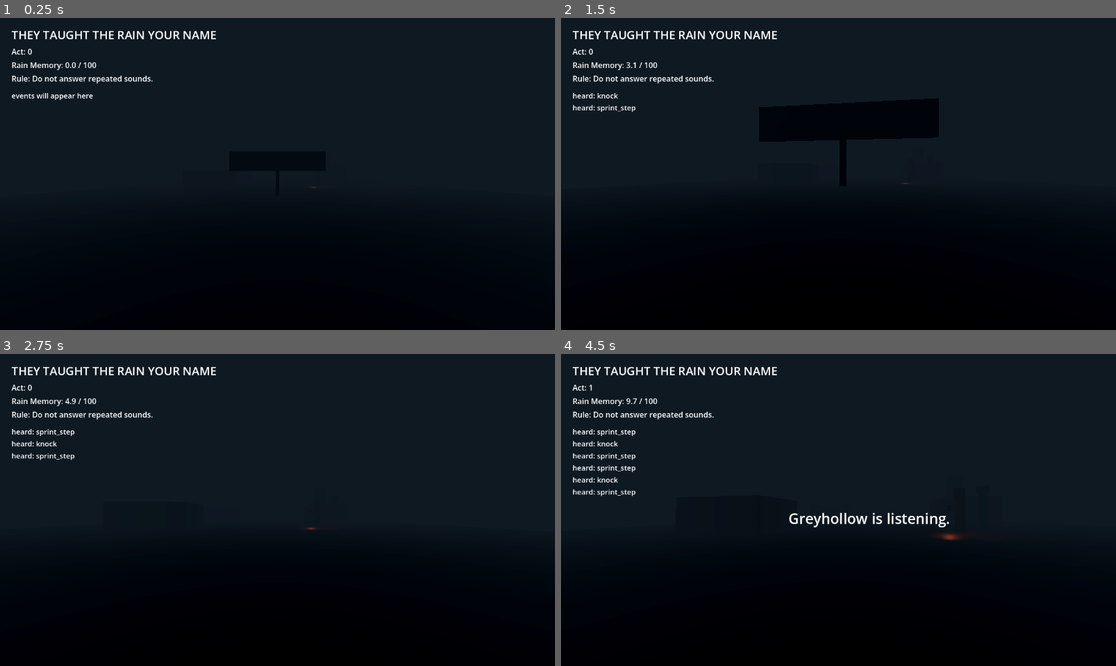
Above: before the commit, frames 1-4 (two rows, left to right).
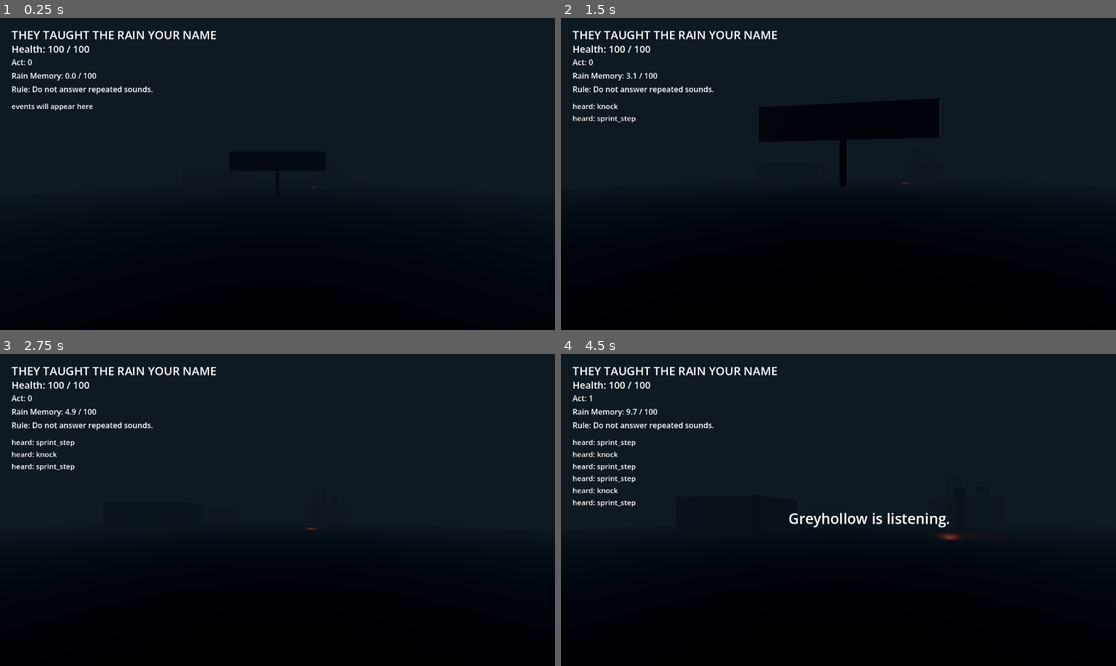
Above: after the commit, the same moments.

Repository: Aladhar/Game
Game: Godot game, scene res://scenes/main/rain_name_prototype.tscn
Two runs of this game, one before a commit and one after it. Both use one fixed random seed, a clock stepped at 60 frames per second and the inputs below.
Inputs (mouse positions are in pixels of both pictures, inside the frame that each line leads up to):
- Up to frame 1 (0.25 s): no input
- Up to frame 2 (1.5 s): tap Enter at 0.5 s; move the mouse to (866, 174) at 0.52 s; hold Shift (sprint) 0.53-1.28 s; hold W (move_forward) from 0.53 s (still down); move the mouse to (810, 174) at 1.27 s; tap E (interact) at 1.35 s
- Up to frame 3 (2.75 s): keep holding W (move_forward); tap Shift (sprint) at 1.55 s; move the mouse to (288, 503) at 2.02 s; hold Shift (sprint) from 2.03 s (still down)
- Up to frame 4 (4.5 s): keep holding W (move_forward); move the mouse to (832, 516) at 2.77 s; release Shift (sprint) at 2.78 s; tap Shift (sprint) at 2.85, 3.8, 4.35 s; tap Space at 3.5 s; move the mouse to (877, 513) at 3.52 s; hold E (interact) 3.53-4.28 s; tap Enter at 4.25 s; move the mouse to (794, 506) at 4.27 s

The runs differ from the first frame. In frame 1, 1.3% of the frame differs, in the area x 2-28%, y 8-30%; in frame 2, 1.3%; in frame 3, 1.5%; in frame 4, 1.9%, in the area x 2-28%, y 8-49%.

Commit message:
Death + Main Menu Patch

Diff:
--- a/they-taught-the-rain-your-name/project.godot
+++ b/they-taught-the-rain-your-name/project.godot
@@ -1,5 +1,10 @@
 ; Engine configuration file.
-; It's best edited using the editor UI and not directly.
+; It's best edited using the editor UI and not directly,
+; since the parameters that go here are not all obvious.
+;
+; Format:
+;   [section] ; section goes between []
+;   param=value ; assign values to parameters
 
 config_version=5
 
--- /dev/null
+++ b/they-taught-the-rain-your-name/scenes/main/main_menu.tscn
@@ -0,0 +1,125 @@
+[gd_scene load_steps=2 format=3]
+
+[ext_resource type="Script" path="res://scripts/ui/main_menu.gd" id="1_menu"]
+
+[node name="MainMenu" type="Control"]
+layout_mode = 3
+anchors_preset = 15
+anchor_right = 1.0
+anchor_bottom = 1.0
+script = ExtResource("1_menu")
+
+[node name="Background" type="ColorRect" parent="."]
+layout_mode = 0
+offset_left = 0.0
+offset_top = 0.0
+offset_right = 1280.0
+offset_bottom = 720.0
+color = Color(0.004, 0.007, 0.011, 1)
+
+[node name="RainTint" type="ColorRect" parent="."]
+layout_mode = 0
+offset_left = 0.0
+offset_top = 0.0
+offset_right = 1280.0
+offset_bottom = 720.0
+color = Color(0.02, 0.05, 0.08, 0.35)
+
+[node name="Title" type="Label" parent="."]
+layout_mode = 0
+offset_left = 70.0
+offset_top = 90.0
+offset_right = 1210.0
+offset_bottom = 170.0
+theme_override_font_sizes/font_size = 48
+text = "THEY TAUGHT THE RAIN YOUR NAME"
+
+[node name="Subtitle" type="Label" parent="."]
+layout_mode = 0
+offset_left = 74.0
+offset_top = 166.0
+offset_right = 1000.0
+offset_bottom = 210.0
+theme_override_font_sizes/font_size = 18
+text = "A storm horror prototype where the rain learns what you do."
+
+[node name="ButtonStack" type="VBoxContainer" parent="."]
+layout_mode = 0
+offset_left = 78.0
+offset_top = 290.0
+offset_right = 420.0
+offset_bottom = 520.0
+theme_override_constants/separation = 14
+
+[node name="PlayButton" type="Button" parent="ButtonStack"]
+custom_minimum_size = Vector2(300, 48)
+layout_mode = 2
+theme_override_font_sizes/font_size = 24
+text = "PLAY"
+
+[node name="OptionsButton" type="Button" parent="ButtonStack"]
+custom_minimum_size = Vector2(300, 48)
+layout_mode = 2
+theme_override_font_sizes/font_size = 24
+text = "OPTIONS"
+
+[node name="QuitButton" type="Button" parent="ButtonStack"]
+custom_minimum_size = Vector2(300, 48)
+layout_mode = 2
+theme_override_font_sizes/font_size = 24
+text = "QUIT"
+
+[node name="OptionsPanel" type="PanelContainer" parent="."]
+visible = false
+layout_mode = 0
+offset_left = 500.0
+offset_top = 260.0
+offset_right = 980.0
+offset_bottom = 530.0
+
+[node name="OptionsVBox" type="VBoxContainer" parent="OptionsPanel"]
+layout_mode = 2
+theme_override_constants/separation = 12
+
+[node name="OptionsTitle" type="Label" parent="OptionsPanel/OptionsVBox"]
+layout_mode = 2
+theme_override_font_sizes/font_size = 28
+text = "OPTIONS"
+
+[node name="MouseLabel" type="Label" parent="OptionsPanel/OptionsVBox"]
+layout_mode = 2
+text = "Mouse sensitivity"
+
+[node name="MouseSensitivitySlider" type="HSlider" parent="OptionsPanel/OptionsVBox"]
+layout_mode = 2
+min_value = 0.001
+max_value = 0.006
+step = 0.0001
+value = 0.0024
+
+[node name="FullscreenCheck" type="CheckBox" parent="OptionsPanel/OptionsVBox"]
+layout_mode = 2
+text = "Fullscreen"
+
+[node name="VolumeLabel" type="Label" parent="OptionsPanel/OptionsVBox"]
+layout_mode = 2
+text = "Master volume"
+
+[node name="VolumeSlider" type="HSlider" parent="OptionsPanel/OptionsVBox"]
+layout_mode = 2
+min_value = 0.0
+max_value = 1.0
+step = 0.05
+value = 1.0
+
+[node name="BackButton" type="Button" parent="OptionsPanel/OptionsVBox"]
+layout_mode = 2
+text = "BACK"
+
+[node name="Hint" type="Label" parent="."]
+layout_mode = 0
+offset_left = 74.0
+offset_top = 640.0
+offset_right = 1150.0
+offset_bottom = 690.0
+text = "Prototype controls: WASD move • Mouse look • Shift sprint • E knock • F6 test damage • R restart after death"
--- a/they-taught-the-rain-your-name/scenes/main/rain_name_prototype.tscn
+++ b/they-taught-the-rain-your-name/scenes/main/rain_name_prototype.tscn
@@ -8,6 +8,7 @@
 [ext_resource type="Script" path="res://scripts/systems/ritual_director.gd" id="6_director"]
 [ext_resource type="Script" path="res://scripts/systems/storm_town_builder.gd" id="7_builder"]
 [ext_resource type="Script" path="res://scripts/systems/rain_controller.gd" id="8_rain"]
+[ext_resource type="PackedScene" path="res://scenes/ui/death_screen.tscn" id="9_death"]
 
 [node name="RainNamePrototype" type="Node3D"]
 script = ExtResource("1_main")
@@ -43,3 +44,5 @@
 position = Vector3(0, 1.1, 28)
 
 [node name="DebugRitualHUD" parent="." instance=ExtResource("3_hud")]
+
+[node name="DeathScreen" parent="." instance=ExtResource("9_death")]
--- a/they-taught-the-rain-your-name/scenes/player/player.tscn
+++ b/they-taught-the-rain-your-name/scenes/player/player.tscn
@@ -6,12 +6,24 @@
 radius = 0.35
 height = 1.65
 
+[sub_resource type="CapsuleShape3D" id="CapsuleShape3D_hurtbox"]
+radius = 0.48
+height = 1.85
+
 [node name="Player" type="CharacterBody3D"]
 script = ExtResource("1_player")
 
 [node name="CollisionShape3D" type="CollisionShape3D" parent="."]
 position = Vector3(0, 0.8, 0)
 shape = SubResource("CapsuleShape3D_player")
+
+[node name="Hurtbox" type="Area3D" parent="."]
+position = Vector3(0, 0.9, 0)
+collision_layer = 2
+collision_mask = 0
+
+[node name="CollisionShape3D" type="CollisionShape3D" parent="Hurtbox"]
+shape = SubResource("CapsuleShape3D_hurtbox")
 
 [node name="CameraPivot" type="Node3D" parent="."]
 position = Vector3(0, 1.55, 0)
--- /dev/null
+++ b/they-taught-the-rain-your-name/scenes/ui/death_screen.tscn
@@ -0,0 +1,51 @@
+[gd_scene load_steps=2 format=3]
+
+[ext_resource type="Script" path="res://scripts/ui/death_screen.gd" id="1_death"]
+
+[node name="DeathScreen" type="CanvasLayer"]
+script = ExtResource("1_death")
+visible = false
+
+[node name="Root" type="Control" parent="."]
+layout_mode = 3
+anchors_preset = 15
+anchor_right = 1.0
+anchor_bottom = 1.0
+
+[node name="Overlay" type="ColorRect" parent="Root"]
+layout_mode = 0
+offset_left = 0.0
+offset_top = 0.0
+offset_right = 1280.0
+offset_bottom = 720.0
+color = Color(0, 0, 0, 0.78)
+
+[node name="Title" type="Label" parent="Root"]
+layout_mode = 0
+offset_left = 0.0
+offset_top = 220.0
+offset_right = 1280.0
+offset_bottom = 280.0
+horizontal_alignment = 1
+theme_override_font_sizes/font_size = 48
+text = "THE RAIN LEARNED YOU"
+
+[node name="Reason" type="Label" parent="Root"]
+layout_mode = 0
+offset_left = 0.0
+offset_top = 292.0
+offset_right = 1280.0
+offset_bottom = 330.0
+horizontal_alignment = 1
+theme_override_font_sizes/font_size = 20
+text = ""
+
+[node name="RestartLabel" type="Label" parent="Root"]
+layout_mode = 0
+offset_left = 0.0
+offset_top = 370.0
+offset_right = 1280.0
+offset_bottom = 410.0
+horizontal_alignment = 1
+theme_override_font_sizes/font_size = 22
+text = "Press R or click to restart"
--- a/they-taught-the-rain-your-name/scenes/ui/debug_ritual_hud.tscn
+++ b/they-taught-the-rain-your-name/scenes/ui/debug_ritual_hud.tscn
@@ -20,6 +20,15 @@
 theme_override_font_sizes/font_size = 24
 text = "THEY TAUGHT THE RAIN YOUR NAME"
 
+[node name="HealthLabel" type="Label" parent="Root"]
+layout_mode = 0
+offset_left = 24.0
+offset_top = 50.0
+offset_right = 360.0
+offset_bottom = 76.0
+theme_override_font_sizes/font_size = 20
+text = "Health: 100 / 100"
+
 [node name="WarningLabel" type="Label" parent="Root"]
 layout_mode = 0
 offset_left = 0.0
@@ -33,32 +42,32 @@
 [node name="ActLabel" type="Label" parent="Root"]
 layout_mode = 0
 offset_left = 24.0
-offset_top = 58.0
+offset_top = 80.0
 offset_right = 300.0
-offset_bottom = 82.0
+offset_bottom = 104.0
 text = "Act: 0"
 
 [node name="MemoryLabel" type="Label" parent="Root"]
 layout_mode = 0
 offset_left = 24.0
-offset_top = 86.0
+offset_top = 108.0
 offset_right = 360.0
-offset_bottom = 110.0
+offset_bottom = 132.0
 text = "Rain Memory: 0"
 
 [node name="RuleLabel" type="Label" parent="Root"]
 layout_mode = 0
 offset_left = 24.0
-offset_top = 114.0
+offset_top = 136.0
 offset_right = 700.0
-offset_bottom = 140.0
+offset_bottom = 162.0
 text = "Rule: Do not answer repeated sounds."
 
 [node name="EventLabel" type="Label" parent="Root"]
 layout_mode = 0
 offset_left = 24.0
-offset_top = 150.0
+offset_top = 172.0
 offset_right = 520.0
-offset_bottom = 340.0
+offset_bottom = 360.0
 theme_override_font_sizes/font_size = 15
 text = "events will appear here"
--- /dev/null
+++ b/they-taught-the-rain-your-name/scripts/ui/deathscreen.gd
@@ -0,0 +1,23 @@
+extends CanvasLayer
+
+@onready var reason_label: Label = $Root/Reason
+
+func _ready() -> void:
+	GameState.game_lost.connect(_on_game_lost)
+	visible = false
+
+func _input(event: InputEvent) -> void:
+	if not visible:
+		return
+
+	if event.is_action_pressed("restart"):
+		get_tree().reload_current_scene()
+		return
+
+	if event is InputEventMouseButton and event.pressed:
+		get_tree().reload_current_scene()
+
+func _on_game_lost(reason: String) -> void:
+	visible = true
+	reason_label.text = "Cause: " + reason
+	Input.set_mouse_mode(Input.MOUSE_MODE_VISIBLE)
Not shown: 1 places in they-taught-the-rain-your-name/scenes/main/rain_name_prototype.tscn that only renumber resources
Not shown: 1 places in they-taught-the-rain-your-name/scenes/player/player.tscn that only renumber resources
Not shown, added: they-taught-the-rain-your-name/scripts/ui/deathscreen.gd.uid
Not shown, added: they-taught-the-rain-your-name/docs/DEATH_AND_MENU_PATCH_README.md
